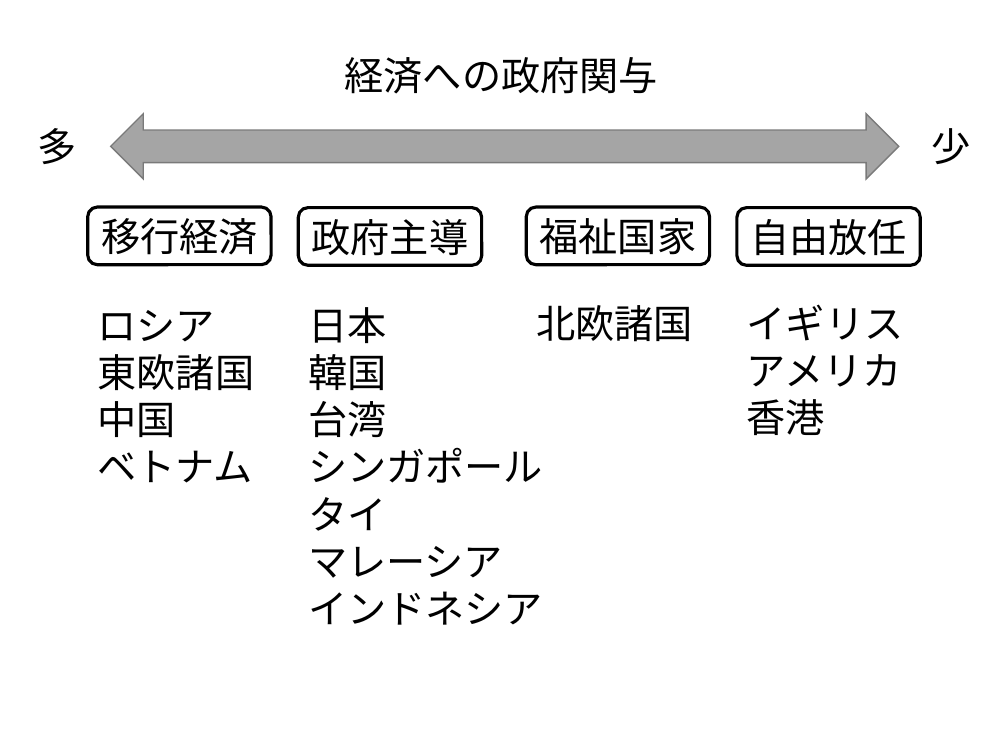
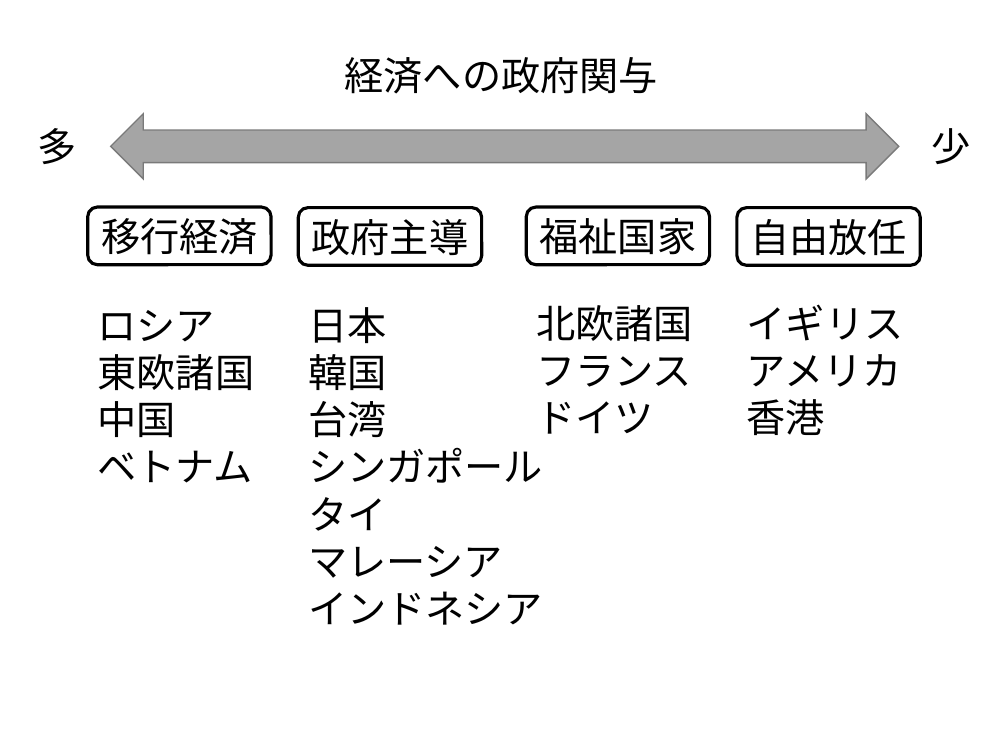
Before and after one commit to takaozinho/takaozinho.github.io, a slide deck: slide 2 of 図.pptx. Drawn at 1008x756 pixels with LibreOffice and Linux fonts; fonts in the diff are those of the drawing. Boxes give left, top, right and bottom in pixels: in the first picture for what was removed or moved away, otherwise in the second. Text is boxed around its words. In the diff, an @@ line names an element or a change of style, - is before the commit and + after.

```diff
--- a/図.pptx
+++ b/図.pptx
@@ text at [536,355,692,434]: paragraphs added @@
+フランス
+ドイツ
```
Also in this commit, not shown: 7 other files.
